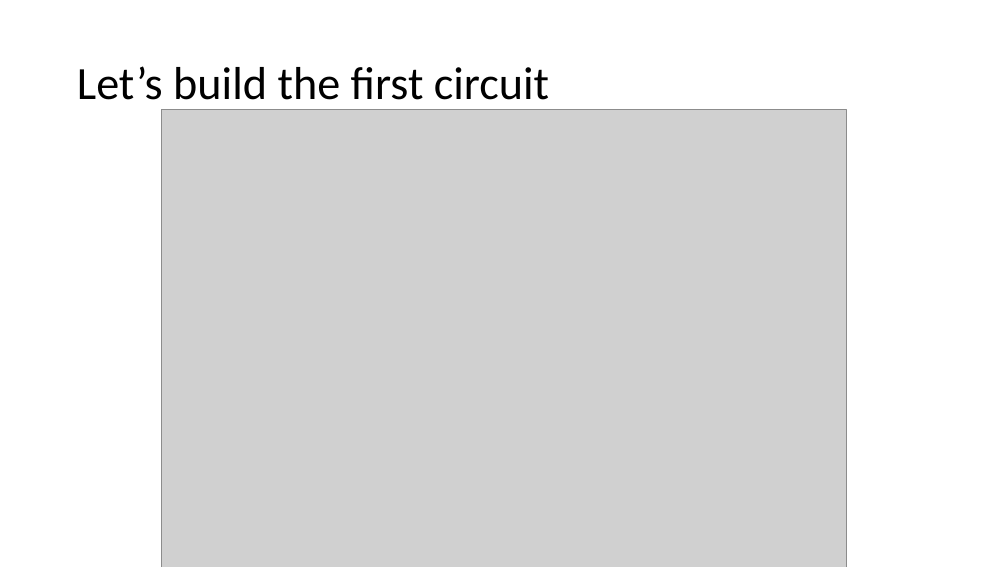
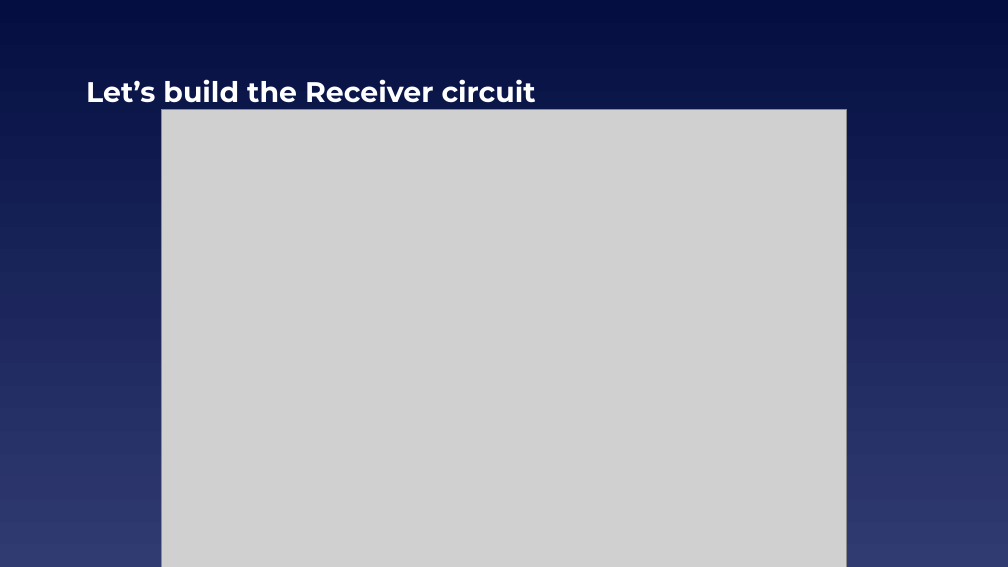
Before and after one commit to EELabMan/IR-Transmit-and-Receive, a slide deck: slide 5 of Infrared TX RX.pptx (slide 4 before the commit). Drawn at 1008x567 pixels with LibreOffice and Linux fonts; fonts in the diff are those of the drawing; grey boxes stand for pictures. Boxes give left, top, right and bottom in pixels: in the first picture for what was removed or moved away, otherwise in the second. Text is boxed around its words. In the diff, an @@ line names an element or a change of style, - is before the commit and + after.

```diff
--- a/Infrared TX RX.pptx
+++ b/Infrared TX RX.pptx
@@ background #FFFFFF to gradient #040E41 to #303B72 @@
@@ title at [86, 79, 536, 103]: text changed; size 44 to 27 pt; font Calibri to Montserrat; text colour #000000 to #FFFFFF; bold on @@
-Let’s build the first circuit
+Let’s build the Receiver circuit
```
Also in this commit, not shown: 6 other slides changed, 5 slides added, 1 slide removed.
